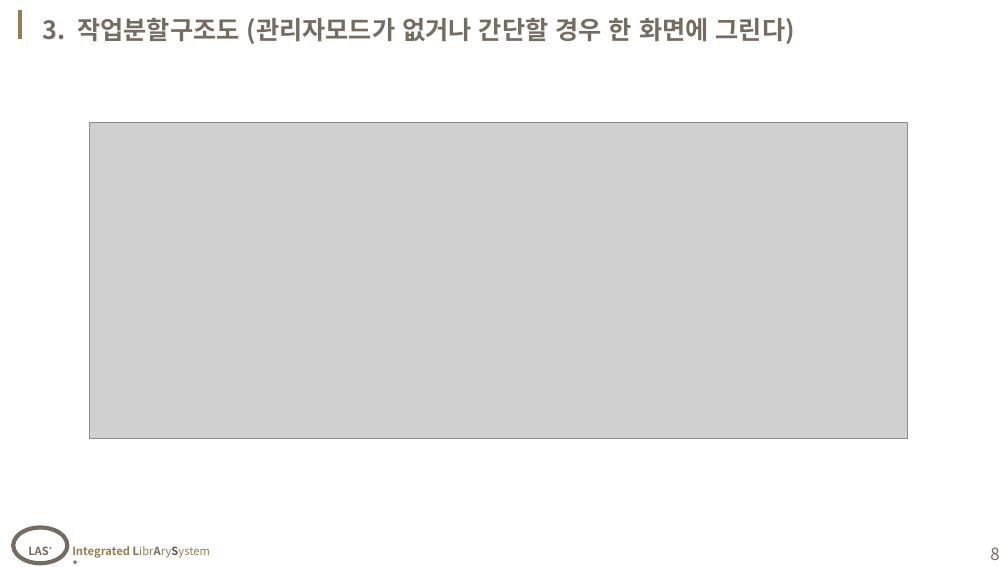
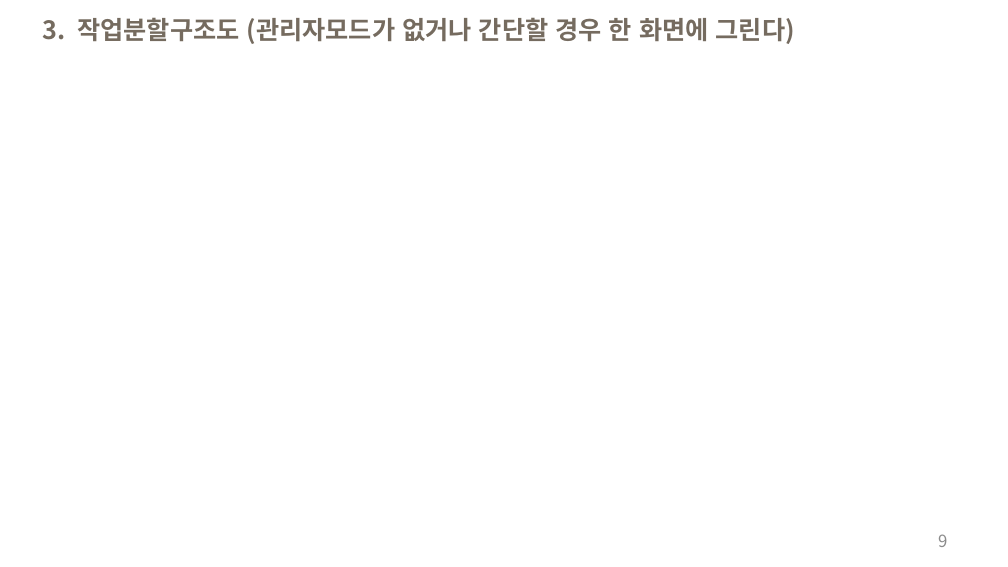
Before and after one commit to houn7145/class, a slide deck: slide 9 of project/EX/ppt가본.pptx (slide 8 before the commit). Drawn at 1008x567 pixels with LibreOffice and Linux fonts; fonts in the diff are those of the drawing; grey boxes stand for pictures; background and template pictures are left out. Boxes give left, top, right and bottom in pixels: in the first picture for what was removed or moved away, otherwise in the second. Text is boxed around its words. In the diff, an @@ line names an element or a change of style, - is before the commit and + after.

```diff
--- a/project/EX/ppt가본.pptx
+++ b/project/EX/ppt가본.pptx
@@ line removed from (20, 10) to (20, 39) @@
@@ picture removed at (90, 123, 907, 438) @@
@@ ellipse removed at (13, 527, 68, 562) @@
-LAS*
@@ page number at (938, 534, 947, 547): text changed; text colour #756B5F to #8C8C8C @@
-8
+9
@@ text removed at (72, 546, 210, 558) @@
-Integrated LibrArySystem *
```
Also in this commit, not shown: 21 other slides changed, 2 slides added, 2 slides removed, 9 other files.
